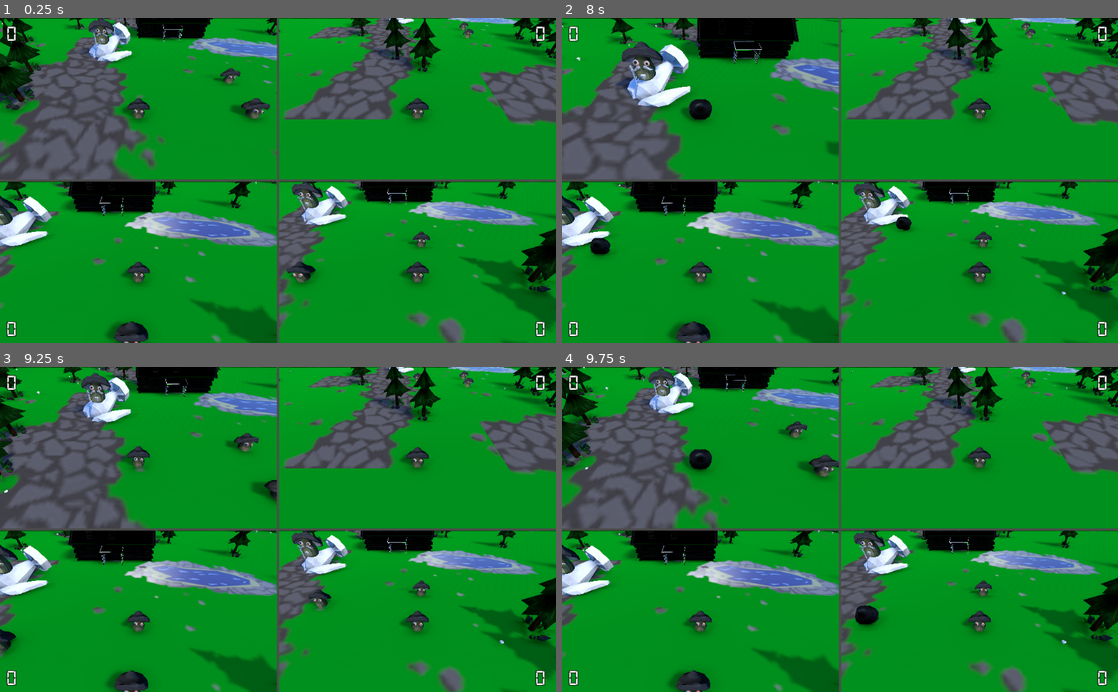
Above: before the commit, frames 1-4 (two rows, left to right).
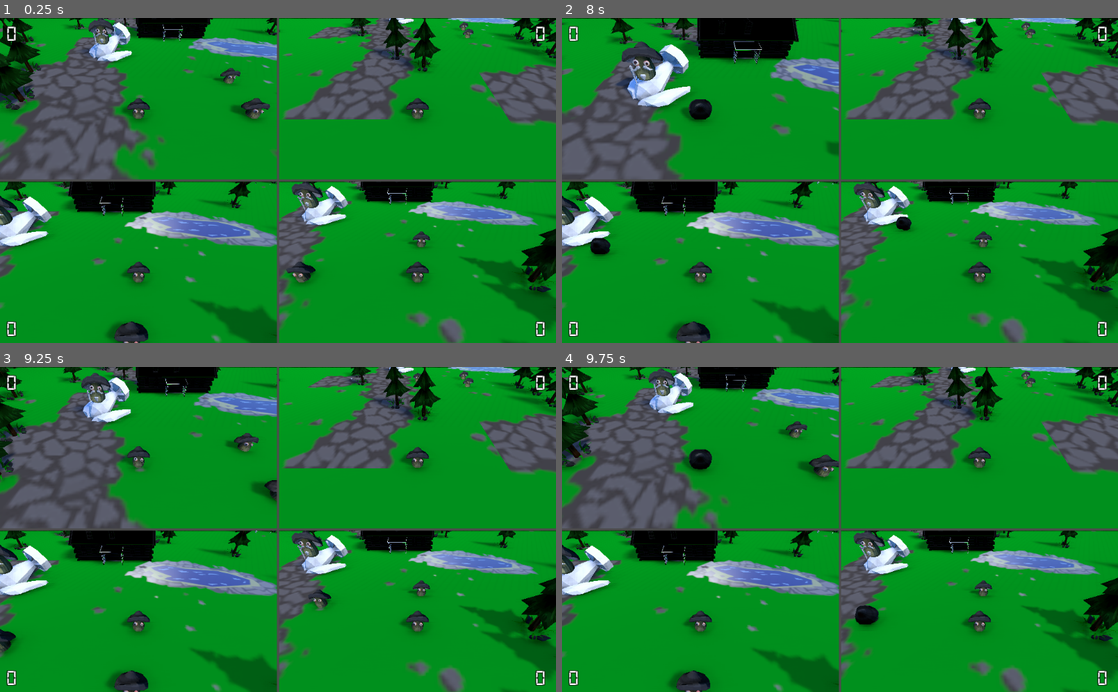
Above: after the commit, the same moments.

Repository: JohnMeadow1/ShroomDoom
Game: Godot game, scene res://viewports/viewports.tscn
Same seed, same stepped clock (60 frames per second), same inputs: the game is played once before the commit and once after it.
Inputs (mouse positions are in pixels of both pictures, inside the frame that each line leads up to):
- Up to frame 1 (0.25 s): no input
- Up to frame 2 (8 s): tap Enter at 0.5 s; move the mouse to (962, 164) at 0.52 s; hold Up (move_up_p1) 0.53-1.28 s; move the mouse to (728, 196) at 1.27 s; hold Down (move_down_p1) 1.28-2.03 s; move the mouse to (895, 109) at 2.02 s; hold Up (move_up_p1) 2.03-3.53 s; move the mouse to (812, 245) at 2.77 s; move the mouse to (1006, 229) at 3.52 s; hold Down (move_down_p1) 3.53-5.78 s; move the mouse to (673, 131) at 4.27 s; move the mouse to (867, 180) at 5.02 s; move the mouse to (756, 99) at 5.77 s; hold Up (move_up_p1) from 5.78 s (still down); move the mouse to (962, 164) at 6.52 s; move the mouse to (728, 196) at 7.27 s
- Up to frame 3 (9.25 s): move the mouse to (333, 458) at 8.02 s; release Up (move_up_p1) at 8.03 s; hold Down (move_down_p1) from 8.03 s (still down); move the mouse to (250, 594) at 8.77 s
- Up to frame 4 (9.75 s): move the mouse to (1006, 578) at 9.52 s; release Down (move_down_p1) at 9.53 s; hold Up (move_up_p1) from 9.53 s (still down)

The runs differ from the first frame. In frame 1, less than 0.1% of the frame differs, in the area x 0-64%, y 1-52%; in frame 2, less than 0.1%; in frame 3, less than 0.1%; in frame 4, less than 0.1%, in the area x 0-96%, y 0-86%.

Commit message:
Shroom spawn

Diff:
--- a/source/objects/tree.gd
+++ b/source/objects/tree.gd
@@ -1,29 +1,39 @@
 extends StaticBody
 
-var shroom_object = load("res://objects/shroom.tscn")
+var shroom_object  = load("res://objects/shroom.tscn")
+var growing_timer  = 0
+var growing_shroom = null
+var growth_speed   = 10
 
 func _ready():
 	randomize()
 	var shrooms = max(0, randi() % 30 - 25)
 	if shrooms > 0 :
 		for i in range( shrooms ):
-			spawn_shroom()
+			spawn_shroom(rand_range(1,5))
 
 
 func _physics_process(delta):
+	if growing_timer > 0:
+		growing_timer-= delta
+		grow_shroom()
+
 	if $Shrooms.get_child_count() < 5:
-		if randi()%1000 < 1:
-			spawn_shroom()
-	pass
+		if randi() % 10000 < 1:
+			growth_speed   = rand_range(8,10)
+			growing_timer  = 1
+			growing_shroom = spawn_shroom(0)
 
-func spawn_shroom():
+
+func spawn_shroom(size):
 	var new_shroom            = shroom_object.instance()
 	new_shroom.translation    = self.global_transform.origin
 	new_shroom.translation.x += rand_range(1,5) * (( randi() % 2 ) * 2 - 1)
 	new_shroom.translation.z += rand_range(1,5) * (( randi() % 2 ) * 2 - 1)
-	new_shroom.size           = rand_range(1,5)
+	new_shroom.size           = size
 	new_shroom.get_node("MeshInstance").material_override = SpatialMaterial.new()
 	$Shrooms.add_child( new_shroom )
+	return new_shroom
 
 func grow_shroom():
-	pass
+	growing_shroom.size += (1 - growing_timer) / 10
